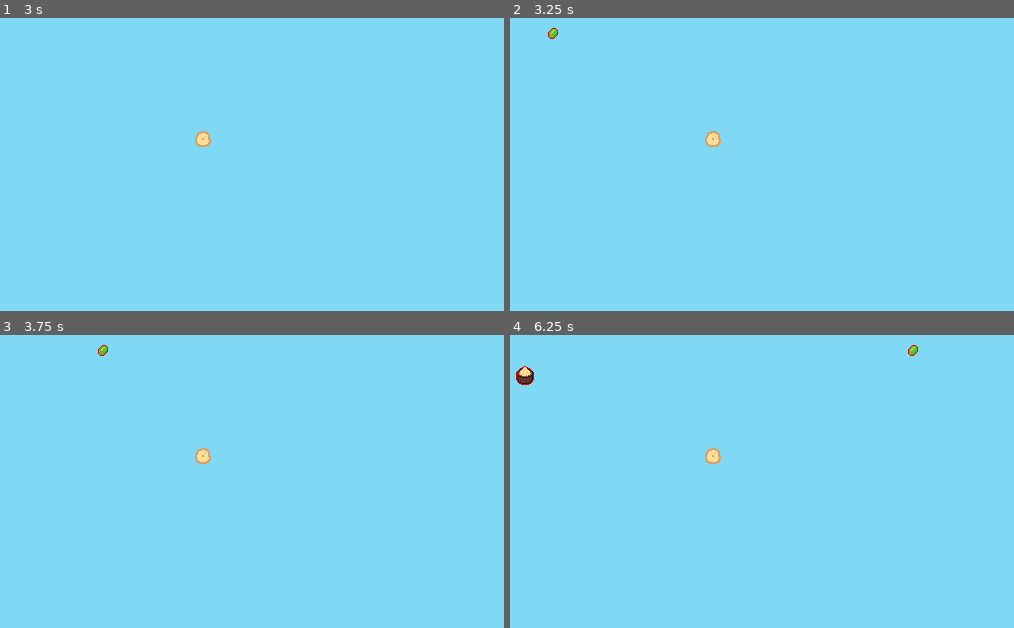
Above: before the commit, frames 1-4 (two rows, left to right).
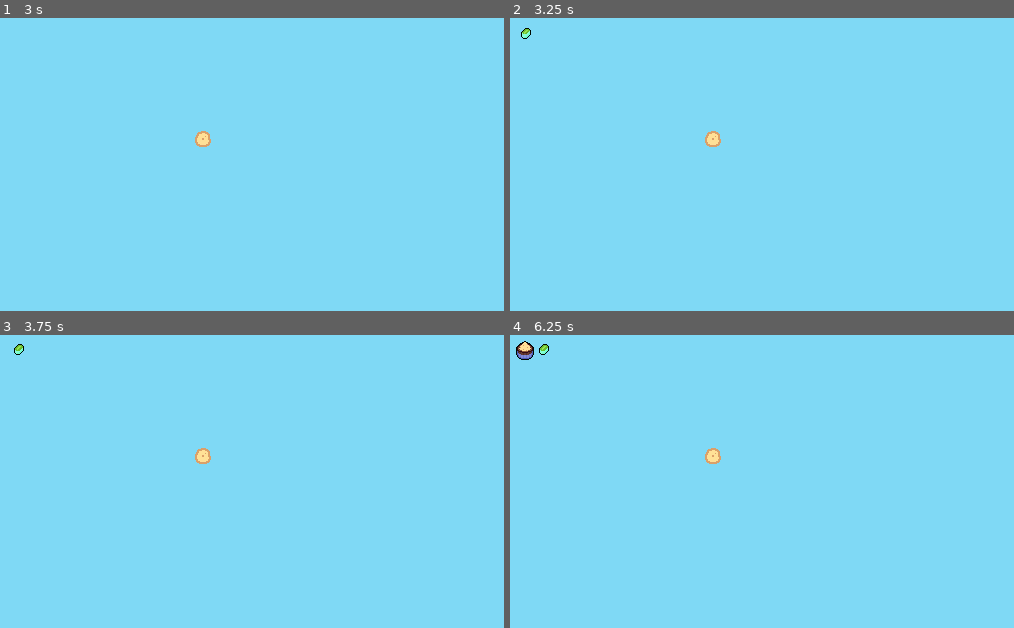
Above: after the commit, the same moments.

Repository: ninesliced/micro-jam-061
Game: Godot game, scene res://src/scripts/game/game.tscn
Same seed, same stepped clock (60 frames per second), same inputs: the game is played once before the commit and once after it. This scene is started directly instead of the project's main scene.
Inputs (mouse positions are in pixels of both pictures, inside the frame that each line leads up to):
- Up to frame 1 (3 s): tap Enter at 0.5, 2 s; move the mouse to (337, 111) at 0.52 s; click (337, 111) at 0.67 s; tap Space at 1.25, 2.75 s; move the mouse to (65, 149) at 1.27 s; click (65, 149) at 1.42 s; move the mouse to (257, 53) at 2.02 s; click (257, 53) at 2.17 s; move the mouse to (161, 202) at 2.77 s; click (161, 202) at 2.92 s
- Up to frame 2 (3.25 s): no input
- Up to frame 3 (3.75 s): move the mouse to (388, 502) at 3.52 s; click (388, 502) at 3.67 s
- Up to frame 4 (6.25 s): move the mouse to (515, 393) at 4.27 s; click (515, 393) at 4.42 s; move the mouse to (736, 449) at 5.02 s; click (736, 449) at 5.17 s; tap Enter at 5.75 s; move the mouse to (610, 358) at 5.77 s; click (610, 358) at 5.92 s

Frame 1 is identical in both runs. In frame 2, 0.1% of the frame differs, in the area x 2-10%, y 3-8%; in frame 3, 0.1%; in frame 4, 0.5%, in the area x 1-81%, y 2-18%.

Commit message:
floating pickable_items

Diff:
--- a/project.godot
+++ b/project.godot
@@ -24,6 +24,7 @@
 
 window/size/viewport_width=640
 window/size/viewport_height=360
+window/size/mode=2
 window/stretch/mode="canvas_items"
 window/stretch/aspect="expand"
 
--- a/src/scripts/pickable/pickable_item.gd
+++ b/src/scripts/pickable/pickable_item.gd
@@ -6,9 +6,13 @@
 @export var is_moving: bool = true
 @export var is_picked: bool = false
 @export var moving_direction: Vector2
-@export var move_speed : float = 2
+@export var move_speed : float = 0.1
+
 var mat : ShaderMaterial
-
+@export var sink_height : int = 4:
+	set(v):
+		sink_height = v
+		set_inline_width(v)
 func _ready() -> void:
 	mat = sprite_2d.material as ShaderMaterial
 	if is_instance_valid(resource): load_resource()
@@ -27,11 +31,13 @@
 func hover()-> void:
 	if not is_picked:
 		set_outline_color(Color.WHITE)
+		set_outline_width(2)
 
 
 func unhover()-> void:
 	if not is_picked:
 		set_outline_color(Color.BLACK)
+		set_outline_width(1)
 
 
 func drop()->void:
@@ -40,3 +46,11 @@
 func set_outline_color(color : Color)->void:
 	if mat is ShaderMaterial:
 		mat.set_shader_parameter("outline_color", color)
+
+func set_outline_width(width : int)->void:
+	if mat is ShaderMaterial:
+		mat.set_shader_parameter("outline_width", width)
+
+func set_inline_width(width : int)->void:
+	if mat is ShaderMaterial:
+		mat.set_shader_parameter("inline_width", width)
--- a/src/scripts/pickable/pickable_item.tscn
+++ b/src/scripts/pickable/pickable_item.tscn
@@ -2,19 +2,79 @@
 
 [ext_resource type="Script" uid="uid://kgbli8iblyp7" path="res://src/scripts/pickable/pickable_item.gd" id="1_1ko1y"]
 [ext_resource type="Shader" uid="uid://dh4wtqxpqaamx" path="res://src/scripts/pickable/pickable_item_shader.gdshader" id="1_x1t8b"]
-[ext_resource type="Texture2D" uid="uid://bmy0do1trisuf" path="res://src/Assets/sand_not_floating.png" id="2_x1t8b"]
+[ext_resource type="Texture2D" uid="uid://b5aovhmcol56m" path="res://src/Assets/seed.png" id="3_x1t8b"]
 
 [sub_resource type="ShaderMaterial" id="ShaderMaterial_03t1c"]
+resource_local_to_scene = true
 shader = ExtResource("1_x1t8b")
-shader_parameter/thickness = 1.0000000475
-shader_parameter/ring_count = 4
-shader_parameter/ring_offset = 0.0
-shader_parameter/outline_color = Color(0.9137255, 0, 0, 1)
-shader_parameter/border_clipping_fix = true
-shader_parameter/aspect_ratio = 1.0
-shader_parameter/square_border = false
-shader_parameter/offset = Vector2(0, 0)
-shader_parameter/max_or_add = false
+shader_parameter/use_outline = true
+shader_parameter/use_water_inline = true
+shader_parameter/outline_color = Color(0, 0.039215688, 0, 1)
+shader_parameter/outline_width = 1.0
+shader_parameter/inline_color = Color(0.14880003, 0.44825995, 0.93, 0.3372549)
+shader_parameter/inline_width = 4.0
+
+[sub_resource type="Animation" id="Animation_x1t8b"]
+length = 0.001
+tracks/0/type = "value"
+tracks/0/imported = false
+tracks/0/enabled = true
+tracks/0/path = NodePath("Sprite2D:position:y")
+tracks/0/interp = 1
+tracks/0/loop_wrap = true
+tracks/0/keys = {
+"times": PackedFloat32Array(0),
+"transitions": PackedFloat32Array(1),
+"update": 1,
+"values": [0.0]
+}
+tracks/1/type = "value"
+tracks/1/imported = false
+tracks/1/enabled = true
+tracks/1/path = NodePath(".:sink_height")
+tracks/1/interp = 1
+tracks/1/loop_wrap = true
+tracks/1/keys = {
+"times": PackedFloat32Array(0),
+"transitions": PackedFloat32Array(1),
+"update": 1,
+"values": [4]
+}
+
+[sub_resource type="Animation" id="Animation_03t1c"]
+resource_name = "float"
+length = 4.0
+loop_mode = 1
+tracks/0/type = "value"
+tracks/0/imported = false
+tracks/0/enabled = true
+tracks/0/path = NodePath("Sprite2D:position:y")
+tracks/0/interp = 2
+tracks/0/loop_wrap = true
+tracks/0/keys = {
+"times": PackedFloat32Array(0, 2, 4),
+"transitions": PackedFloat32Array(1, 1, 1),
+"update": 0,
+"values": [0.0, -4.0, 0.0]
+}
+tracks/1/type = "value"
+tracks/1/imported = false
+tracks/1/enabled = true
+tracks/1/path = NodePath(".:sink_height")
+tracks/1/interp = 1
+tracks/1/loop_wrap = true
+tracks/1/keys = {
+"times": PackedFloat32Array(0, 2.0333333, 4),
+"transitions": PackedFloat32Array(1, 1, 1),
+"update": 0,
+"values": [4, 1, 4]
+}
+
+[sub_resource type="AnimationLibrary" id="AnimationLibrary_h6y1m"]
+_data = {
+&"RESET": SubResource("Animation_x1t8b"),
+&"float": SubResource("Animation_03t1c")
+}
 
 [node name="PickableItem" type="Node2D" unique_id=1814440759 node_paths=PackedStringArray("sprite_2d")]
 script = ExtResource("1_1ko1y")
@@ -22,7 +82,7 @@
 
 [node name="Sprite2D" type="Sprite2D" parent="." unique_id=838520717]
 material = SubResource("ShaderMaterial_03t1c")
-texture = ExtResource("2_x1t8b")
+texture = ExtResource("3_x1t8b")
 
 [node name="Button" type="Button" parent="." unique_id=1554863317]
 modulate = Color(1, 1, 1, 0.003921569)
@@ -31,5 +91,9 @@
 offset_right = 10.0
 offset_bottom = 10.0
 
+[node name="AnimationPlayer" type="AnimationPlayer" parent="." unique_id=1929130436]
+libraries/ = SubResource("AnimationLibrary_h6y1m")
+autoplay = &"float"
+
 [connection signal="mouse_entered" from="Button" to="." method="hover"]
 [connection signal="mouse_exited" from="Button" to="." method="unhover"]
--- a/src/scripts/pickable/pickable_item_shader.gdshader
+++ b/src/scripts/pickable/pickable_item_shader.gdshader
@@ -1,69 +1,90 @@
 shader_type canvas_item;
-render_mode unshaded;
 
-uniform float thickness : hint_range(0.0, 100.0);
-uniform int ring_count : hint_range(1,128) = 16;
-uniform float ring_offset : hint_range(0.0, 1.0, 0.01);
-uniform vec4 outline_color : source_color;
-uniform bool border_clipping_fix = true;
-uniform float aspect_ratio : hint_range(0.1, 10.0, 0.01) = 1.0;
-uniform bool square_border = false;
-uniform vec2 offset;
-uniform bool max_or_add = false;
+uniform bool use_outline = false;
+uniform bool use_water_inline = true;
 
-void vertex(){
-	if (border_clipping_fix){
-		vec2 o = (UV * 2.0 - 1.0);
-		VERTEX += o * thickness - offset;
-		VERTEX.x *= 1.0 + (aspect_ratio-1.0) * (thickness * TEXTURE_PIXEL_SIZE.x) * 2.0;
-	}
+uniform vec4 outline_color:source_color=vec4(0.0,0.0,0.0,1.0);
+uniform float outline_width : hint_range(1.0, 5.0, 1.0) = 1.0;
+
+uniform vec4 inline_color:source_color=vec4(0.0,0.0,0.0,1.0);
+uniform float inline_width : hint_range(1.0, 5.0, 1.0) = 1.0;
+
+void vertex() {
+	// Called for every vertex the material is visible on.
 }
 
-vec2 square(float i){ // samples a square pattern
-	i *= 2.0;
-	return (vec2(
-		clamp(abs(mod(i,2.0)-1.0),0.25,0.75),
-		clamp(abs(mod(i+0.5,2.0)-1.0),0.25,0.75)
-		)-0.5)*4.0;
+void fragment() {
+
+    // Get the texture data from the SubViewport
+    vec4 color = COLOR;
+	vec4 final_color = color;
+    // Use the texture size to determine the size of a single pixel (texel)
+    vec2 texel_size = 1.0 / vec2(textureSize(TEXTURE, 0));
+
+    // Check neighbors for outline
+    float alpha = color.a;
+
+    for (int i = 0; i < 4; i++) {
+		if (use_outline)
+		{
+			vec2 offset;
+			float outline_pixel_size_x = outline_width * texel_size.x;
+			float outline_pixel_size_y = outline_width * texel_size.y;
+	        // Check surrounding pixels: left, right, up, down
+	        if (i == 0) offset = vec2(-outline_pixel_size_x, -0.0);
+	        if (i == 1) offset = vec2(outline_pixel_size_x, 0.0);
+	        if (i == 2) offset = vec2(0.0, -outline_pixel_size_y);
+	        if (i == 3) offset = vec2(0.0, outline_pixel_size_y);
+
+	        // Sample the neighbor pixel's alpha
+	        float neighbor_alpha = texture(TEXTURE, UV + offset).a;
+			if (alpha < 0.01 && neighbor_alpha > 0.01) {
+	            final_color = outline_color;
+	            break; // Found an edge, so draw the outline and stop checking
+	        }
+		}
+
+		if (use_water_inline)
+		{
+			vec2 offset;
+			float inline_pixel_size_x = inline_width * texel_size.x;
+			float inline_pixel_size_y = inline_width * texel_size.y;
+	        // Check surrounding pixels: left, right, up, down
+	        //if (i == 0) offset = vec2(-inline_pixel_size_x, -0.0);
+	        //if (i == 1) offset = vec2(inline_pixel_size_x, 0.0);
+	        //if (i == 2) offset = vec2(0.0, -inline_pixel_size_y);
+	        if (i == 3) offset = vec2(0.0, inline_pixel_size_y);
+
+	        // Sample the neighbor pixel's alpha
+	        float neighbor_alpha = texture(TEXTURE, UV + offset).a;
+			if (alpha > 0.01 && neighbor_alpha < 0.01) {
+
+	            final_color += inline_color*0.7;
+	            break; // Found an edge, so draw the outline and stop checking
+	        }
+		}
+
+
+        //// If the neighbor is opaque (or mostly opaque), and the current pixel is transparent, draw outline
+        //else if (use_darken)
+		//{
+			//final_color *= darken_color;
+		//}
+		//if (hit_effect > 0.0) {
+			//float flash = sin(TIME * flash_speed) * 0.5 + 0.5;
+        	//flash *= original_color.a;
+			//flash *= flash_color.a;
+			//final_color = mix(original_color, flash_color, flash);
+	        ////final_color = mix(original_color, final_color, hit_effect);
+	        //final_color.a = original_color.a;
+		//}
+    }
+
+    // Output the final color
+    COLOR = final_color;
 }
 
-vec4 tex(sampler2D sampler, vec2 uv){
-	vec4 clr;
-	if (uv.x > 0.0 && uv.y > 0.0 && uv.x < 1.0 && uv.y < 1.0){ // bleeding texture sampling fix
-		clr = texture(sampler, uv);
-	}else{clr = vec4(0.0);}
-	return clr;
-}
-
-void fragment(){
-	vec2 o = offset / vec2(textureSize(TEXTURE, 0));
-	vec2 uv = UV;
-	uv -= vec2(0.5);
-	if (border_clipping_fix){
-		uv.x *= 1.0 + (aspect_ratio-1.0) * thickness * TEXTURE_PIXEL_SIZE.x * 2.0;
-		uv *= (1.0 + (thickness * TEXTURE_PIXEL_SIZE * 2.0));
-		uv -= o;
-		}
-	uv += vec2(0.5);
-	vec2 size = vec2(thickness) / vec2(textureSize(TEXTURE, 0));
-
-	vec4 sprite_color = tex(TEXTURE, uv);
-
-	float alpha = sprite_color.a;
-	if (square_border){
-		for(int i=0;i<ring_count;++i){
-			float r = float(i) / float(ring_count) + ring_offset;
-			alpha = max(alpha,texture(TEXTURE, uv + o + size * square(r) * vec2(aspect_ratio,1.0)).a * outline_color.a);}// texture sampling fix is disabled because both with and without give the same result
-	}else{
-		for(int i=0;i<ring_count;++i){
-			float r = float(i) * 3.14159 / float(ring_count) * 2.0 + ring_offset;
-			if (max_or_add){
-				alpha = alpha+tex(TEXTURE, uv + o +  vec2(size.x * sin(r) * aspect_ratio, size.y * cos(r))).a * outline_color.a;
-			}else{
-				alpha = max(alpha,tex(TEXTURE, uv + o +  vec2(size.x * sin(r) * aspect_ratio, size.y * cos(r))).a * outline_color.a);
-			}
-		}
-	}
-    vec3 final_color = mix(outline_color.rgb, sprite_color.rgb, sprite_color.a);
-    COLOR = vec4(final_color, clamp(alpha, 0.0, 1.0));
-}
+//void light() {
+//	// Called for every pixel for every light affecting the CanvasItem.
+//	// Uncomment to replace the default light processing function with this one.
+//}
Binary file added: src/Assets/planted_seed.png
Not shown, added: src/Assets/planted_seed.png.import
Binary file changed: src/Assets/sand_floating.png
Binary file changed: src/Assets/sand_not_floating.png
Binary file changed: src/Assets/seed.aseprite
Binary file changed: src/Assets/seed.png
Binary file changed: src/Assets/sprouts.aseprite
Binary file changed: src/Assets/sprouts_stage1.png
Binary file changed: src/Assets/tree_1.png
